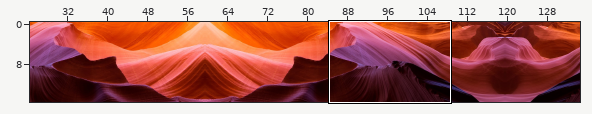
One commit to this Tiled map (JSON): Game/levels/LevelTwoMap.json. The picture above shows the old version from afar; the outline marks the close-up.
Close-up. First the earlier version:
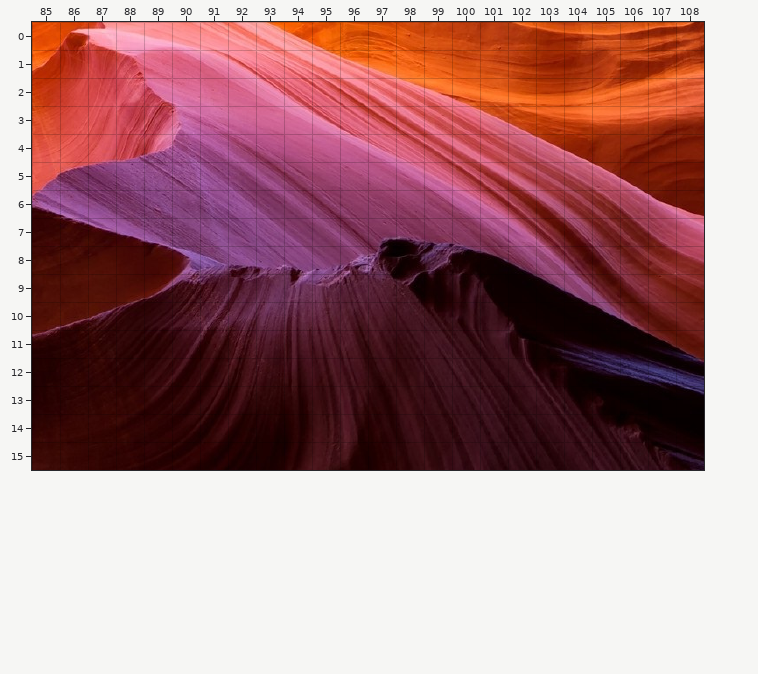
Cells are 32x32 px. Shown: x 85..108, y 0..15. The commit also changed other parts of the map, which this record leaves out.
The same view after the edit:
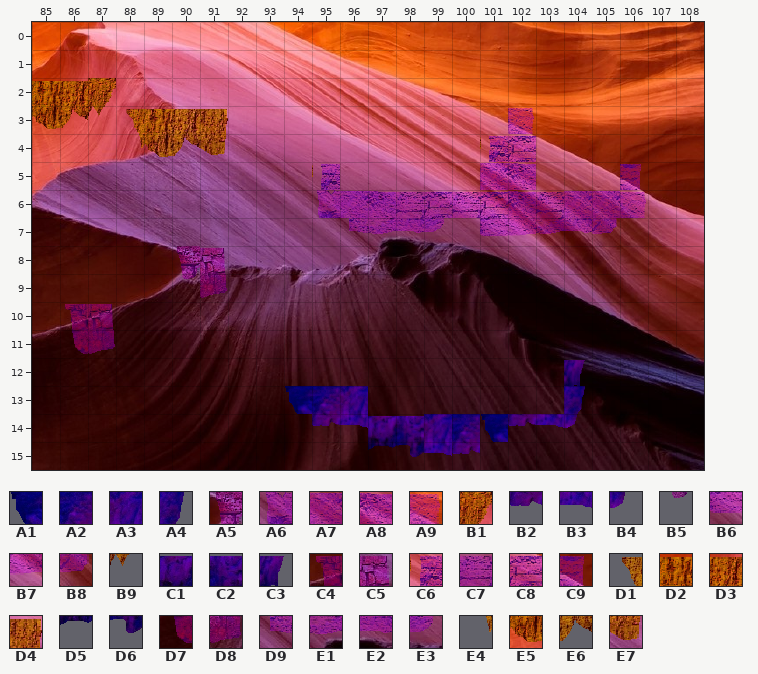
Key: from "platforms": A1 0, A2 1, A3 2, A4 3, A5 28, A6 40, A7 41, A8 42, A9 43, B1 59, B2 69, B3 70, B4 71, B5 96, B6 109, B7 110, B8 111, B9 127, C1 137, C2 138, C3 139, C4 164, C5 167, C6 176, C7 177, C8 178, C9 179, D1 192, D2 193, D3 194, D4 195, D5 205, D6 206, D7 232, D8 235, D9 244, E1 245, E2 246, E3 247, E4 260, E5 261, E6 262, E7 263.
__ is an empty cell.
See-through tiles are keyed as they look on the map.
From old to new:
Layer "LevelTwo - platforms":
y 2: x 85..87 __ __ __ -> D2 D3 B1
y 3: x 85..91 __ __ __ __ __ __ __ -> E5 E6 B9 D1 D2 D3 D4; x 102 __ -> A9
y 4: x 88..91 __ __ __ __ -> E4 E5 E6 E7; x 101..102 __ __ -> C6 C8
y 5: x 95 __ -> C6; x 101..102 __ __ -> A7 A8; x 106 __ -> C9
y 6: x 95..106 __ __ __ __ __ __ __ __ __ __ __ __ -> A6 A7 A8 C7 C8 C7 C8 A8 C7 A7 A7 A9
y 7: x 96..99 __ __ __ __ -> D9 E1 E2 E3; x 101..105 __ __ __ __ __ -> B6 B7 E1 E2 B8
y 8: x 90..91 __ __ -> A5 C5
y 9: x 90..91 __ __ -> B5 D8
y 10: x 86..87 __ __ -> C4 C5
y 11: x 86..87 __ __ -> D7 D8
y 12: x 104 __ -> C3
y 13: x 94..96 __ __ __ -> A1 A2 A3; x 104 __ -> A4
y 14: x 95..104 __ __ __ __ __ __ __ __ __ __ -> B2 B3 C1 C2 A3 A2 A1 B2 B3 B4
y 15: x 97..100 __ __ __ __ -> D5 D6 B3 B2
Boxes around the changes in both close-ups, in picture pixels (x1, y1, x2, y2):
added: (32, 78, 228, 157)
added: (312, 108, 646, 236)
added: (177, 246, 227, 298)
added: (65, 304, 115, 354)
added: (285, 360, 585, 457)
